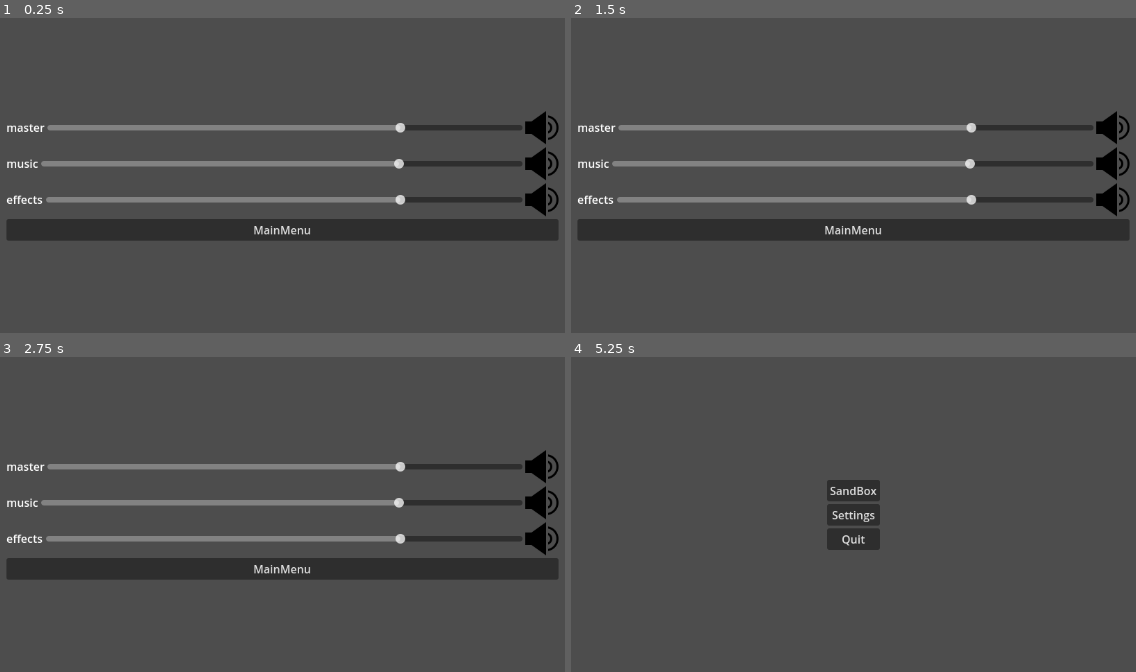
Above: before the commit, frames 1-4 (two rows, left to right).
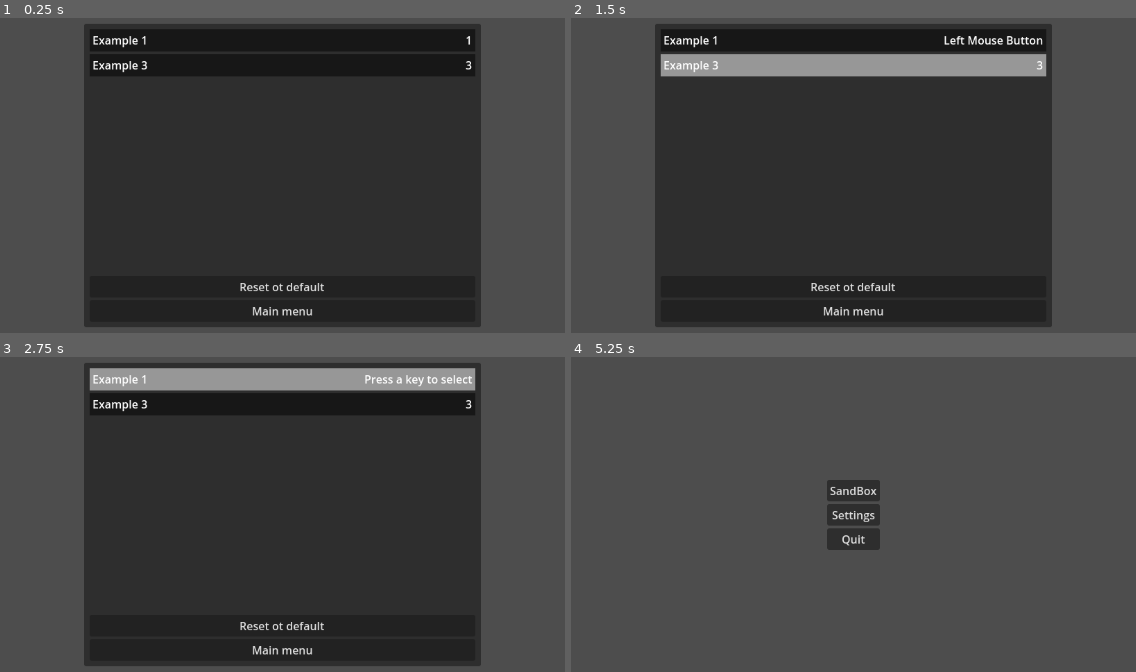
Above: after the commit, the same moments.

Repository: SytonK/settings-and-menus
Game: Godot game, scene res://src/UI/menus/settings/settings_menu.tscn
The game is run twice, just before and just after one commit, with the same random seed, the same clock (stepped at 60 frames per second) and the same inputs. This scene is started directly instead of the project's main scene. The engine's default icon, where the game draws it, is replaced by a stand-in: a white triangle on a blue panel in a dark square.
Inputs (mouse positions are in pixels of both pictures, inside the frame that each line leads up to):
- Up to frame 1 (0.25 s): no input
- Up to frame 2 (1.5 s): click (853, 40) at 0.52 s; click (853, 65) at 1.27 s
- Up to frame 3 (2.75 s): click (282, 379) at 2.02 s
- Up to frame 4 (5.25 s): click (853, 404) at 2.77 s; click (853, 379) at 3.52 s; click (853, 404) at 4.27 s; click "MainMenu" (after the commit: "Main menu") at 5 s

The runs differ from the first frame. In frame 1, 66% of the frame differs, in the area x 1-99%, y 1-99%; in frame 2, 65%; in frame 3, 65%; in frame 4, nothing differs.
Error before the commit: Parse Error: Preload file "res://src/UI/menus/settings/rebind/input action rebind button/input_action_rebind_button.tscn" does not exist. (res://src/UI/menus/s…

Commit message:
fix keybind path

Diff:
--- a/src/UI/menus/settings/keybind/keybind_menu.gd
+++ b/src/UI/menus/settings/keybind/keybind_menu.gd
@@ -1,7 +1,7 @@
 extends Control
 
 
-const INPUT_ACTION_REBIND_BUTTON = preload("res://src/UI/menus/settings/rebind/input action rebind button/input_action_rebind_button.tscn")
+const INPUT_ACTION_REBIND_BUTTON = preload("res://src/UI/menus/settings/keybind/input action rebind button/input_action_rebind_button.tscn")
 
 
 @onready var actions_list: VBoxContainer = $Panel/MarginContainer/VBoxContainer/ScrollContainer/ActionsList
Not shown: 1 places in src/UI/menus/settings/settings_menu.tscn that only renumber resources
